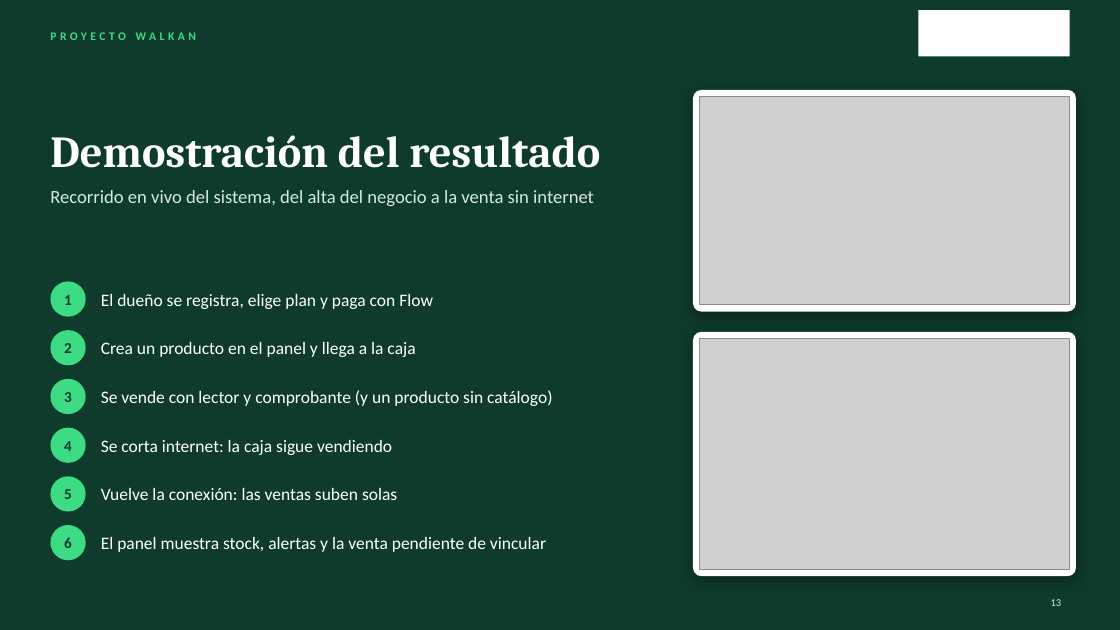
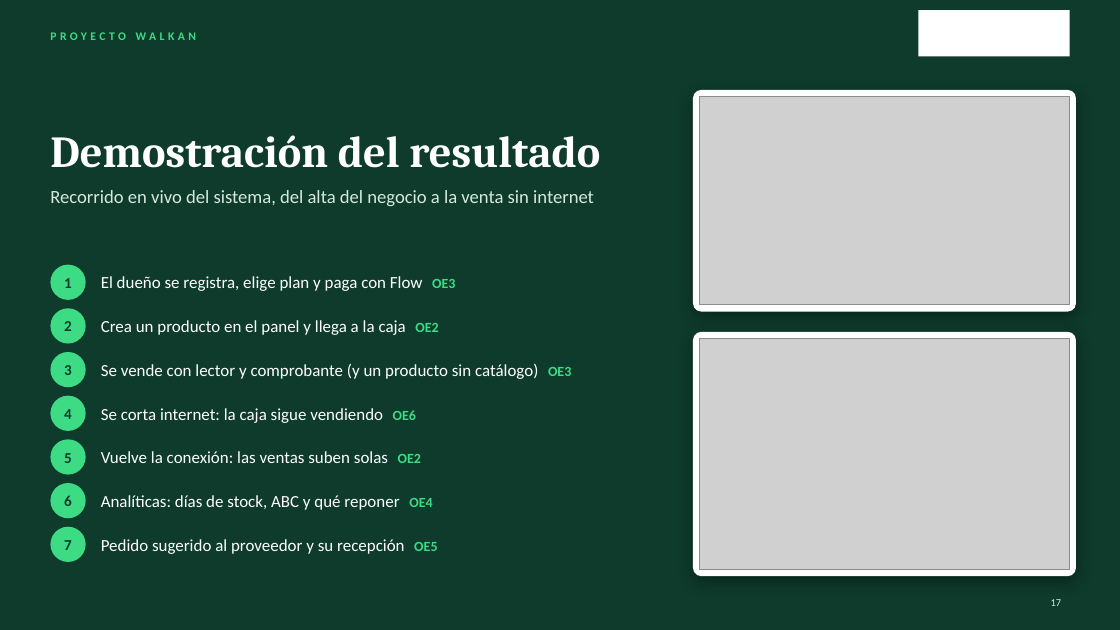
Before and after one commit to Chazito/Walkan, a slide deck: slide 17 of Fase 3/Evidencias Grupales/Presentacion Final.pptx (slide 13 before the commit). Drawn at 1120x630 pixels with LibreOffice and Linux fonts; fonts in the diff are those of the drawing; grey boxes stand for pictures; background and template pictures are left out. Boxes give left, top, right and bottom in pixels: in the first picture for what was removed or moved away, otherwise in the second. Text is boxed around its words. In the diff, an @@ line names an element or a change of style, - is before the commit and + after.

```diff
--- a/Fase 3/Evidencias Grupales/Presentacion Final.pptx
+++ b/Fase 3/Evidencias Grupales/Presentacion Final.pptx
@@ text "1": place and size @@
-text "1" at [64,295,72,305]
+text "1" at [64,278,72,288]
@@ ellipse: place and size @@
-ellipse at [50,281,86,317]
+ellipse at [50,265,86,300]
@@ text at [101,276,455,291]: text changed; size 15 to 14.5 pt @@
-El dueño se registra, elige plan y paga con Flow
+El dueño se registra, elige plan y paga con Flow OE3
@@ text "2": place and size @@
-text "2" at [64,343,72,353]
+text "2" at [64,321,72,331]
@@ ellipse: place and size @@
-ellipse at [50,330,86,365]
+ellipse at [50,308,86,344]
@@ text at [101,320,438,335]: text changed; size 15 to 14.5 pt @@
-Crea un producto en el panel y llega a la caja
+Crea un producto en el panel y llega a la caja OE2
@@ text "3": place and size @@
-text "3" at [64,392,72,402]
+text "3" at [64,365,72,375]
@@ ellipse added at [50,352,86,387], fill #3DDC84 @@
@@ text at [101,364,571,379]: text changed; size 15 to 14.5 pt @@
-Se vende con lector y comprobante (y un producto sin catálogo)
+Se vende con lector y comprobante (y un producto sin catálogo) OE3
@@ text "4": place and size @@
-text "4" at [64,441,72,451]
+text "4" at [64,409,72,419]
@@ ellipse: place and size @@
-ellipse at [50,379,86,414]
+ellipse at [50,396,86,431]
@@ text at [101,408,416,423]: text changed; size 15 to 14.5 pt @@
-Se corta internet: la caja sigue vendiendo
+Se corta internet: la caja sigue vendiendo OE6
@@ text "5": place and size @@
-text "5" at [64,489,72,499]
+text "5" at [64,453,72,463]
@@ ellipse: place and size @@
-ellipse at [50,428,86,463]
+ellipse at [50,439,86,475]
@@ text at [101,451,421,463]: text changed; size 15 to 14.5 pt @@
-Vuelve la conexión: las ventas suben solas
+Vuelve la conexión: las ventas suben solas OE2
@@ text "6": place and size @@
-text "6" at [64,537,72,548]
+text "6" at [64,495,72,506]
@@ ellipse: place and size @@
-ellipse at [50,476,86,512]
+ellipse at [50,483,86,518]
@@ text added at [101,495,432,510], 14.5 pt, text #FFFFFF @@
+Analíticas: días de stock, ABC y qué reponer OE4
@@ text removed at [101,537,546,552] @@
-El panel muestra stock, alertas y la venta pendiente de vincular
@@ text added at [101,539,437,554], 14.5 pt, text #FFFFFF @@
+Pedido sugerido al proveedor y su recepción OE5
@@ text added at [64,540,72,550], 13 pt, text #0E3B2B, bold @@
+7
```
Also in this commit, not shown: 5 other slides changed, 8 slides added, 1 slide removed.
